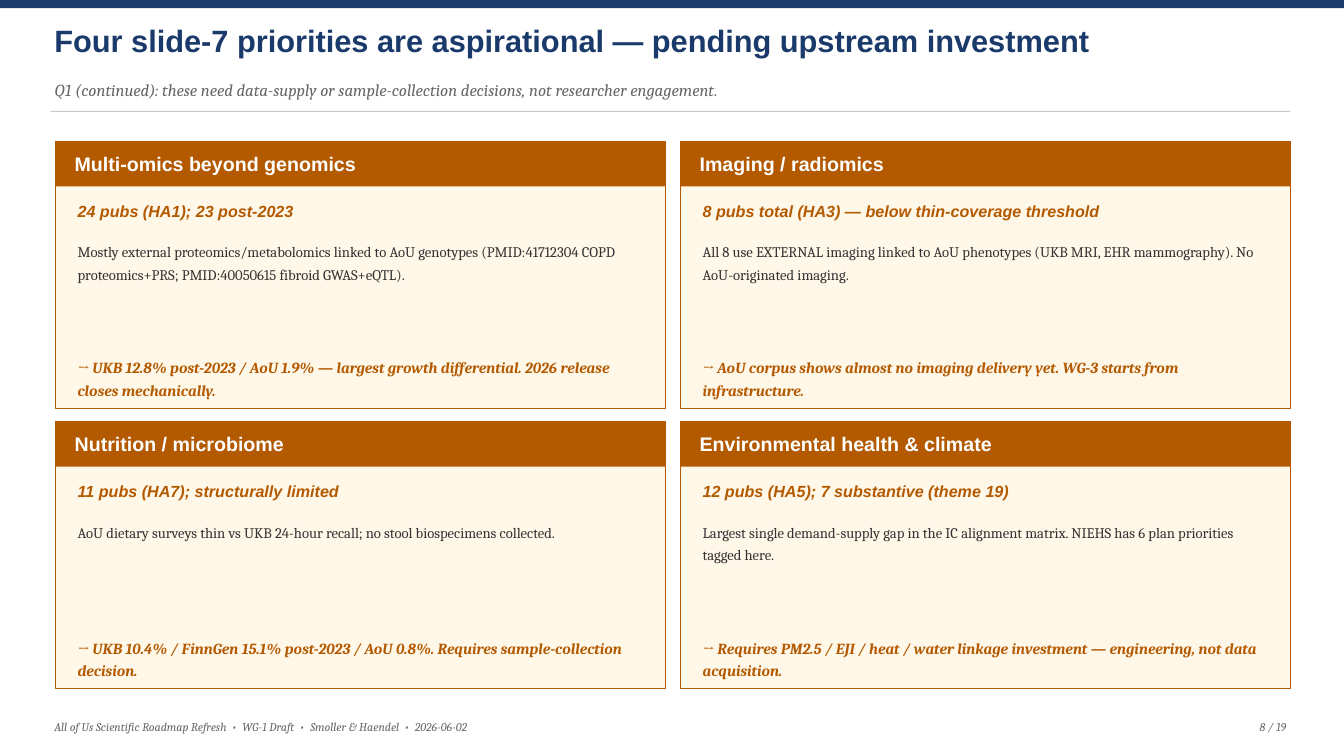
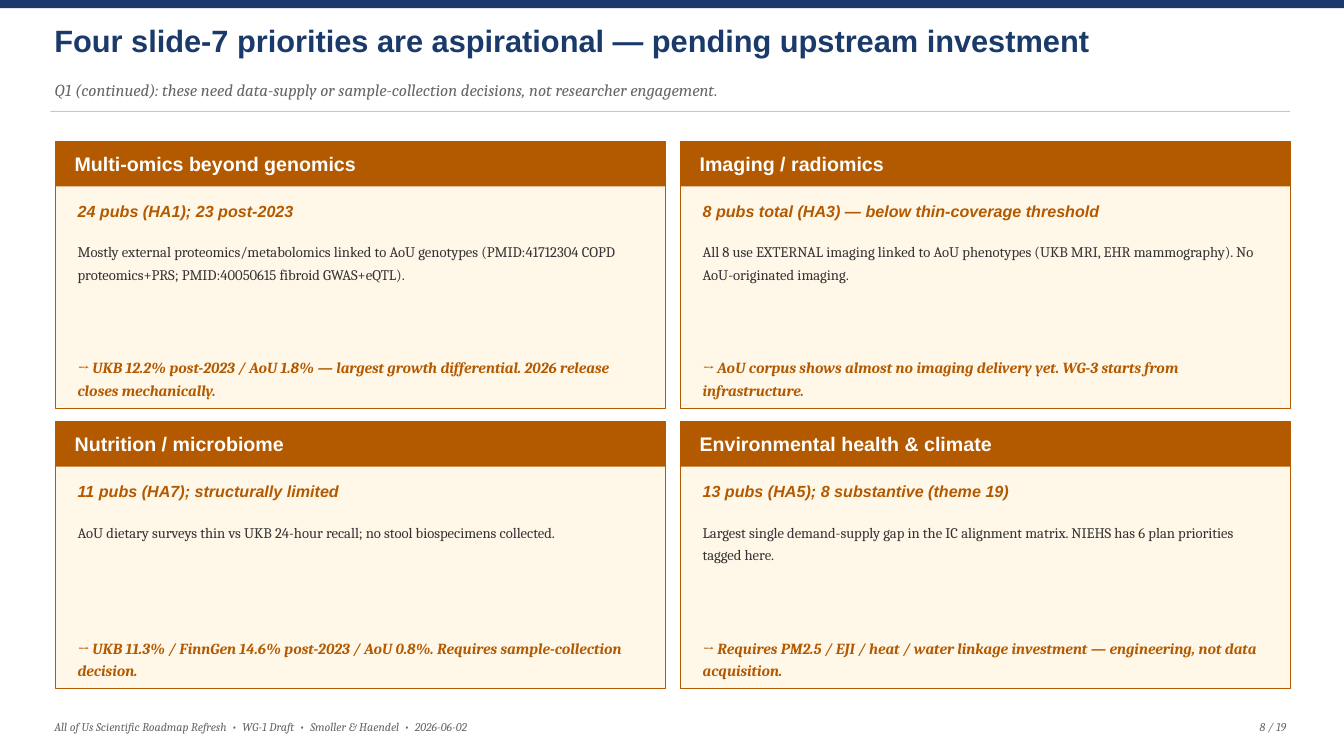
Before and after one commit to mellybelly/all-of-us, a slide deck: slide 8 of resources/deliverables/AoU_Roadmap_Refresh_Draft_Deck.pptx. Drawn at 1344x756 pixels with LibreOffice and Linux fonts; fonts in the diff are those of the drawing. Boxes give left, top, right and bottom in pixels: in the first picture for what was removed or moved away, otherwise in the second. Text is boxed around its words. In the diff, an @@ line names an element or a change of style, - is before the commit and + after.

```diff
--- a/resources/deliverables/AoU_Roadmap_Refresh_Draft_Deck.pptx
+++ b/resources/deliverables/AoU_Roadmap_Refresh_Draft_Deck.pptx
@@ text at [78, 362, 609, 400]: text changed @@
-→ UKB 12.8% post-2023 / AoU 1.9% — largest growth differential. 2026 release closes mechanically.
+→ UKB 12.2% post-2023 / AoU 1.8% — largest growth differential. 2026 release closes mechanically.
@@ text at [703, 485, 1009, 501]: text changed @@
-12 pubs (HA5); 7 substantive (theme 19)
+13 pubs (HA5); 8 substantive (theme 19)
@@ text at [78, 643, 622, 676]: text changed @@
-→ UKB 10.4% / FinnGen 15.1% post-2023 / AoU 0.8%. Requires sample-collection decision.
+→ UKB 11.3% / FinnGen 14.6% post-2023 / AoU 0.8%. Requires sample-collection decision.
```
Also in this commit, not shown: 14 other slides changed, 7 other files.
